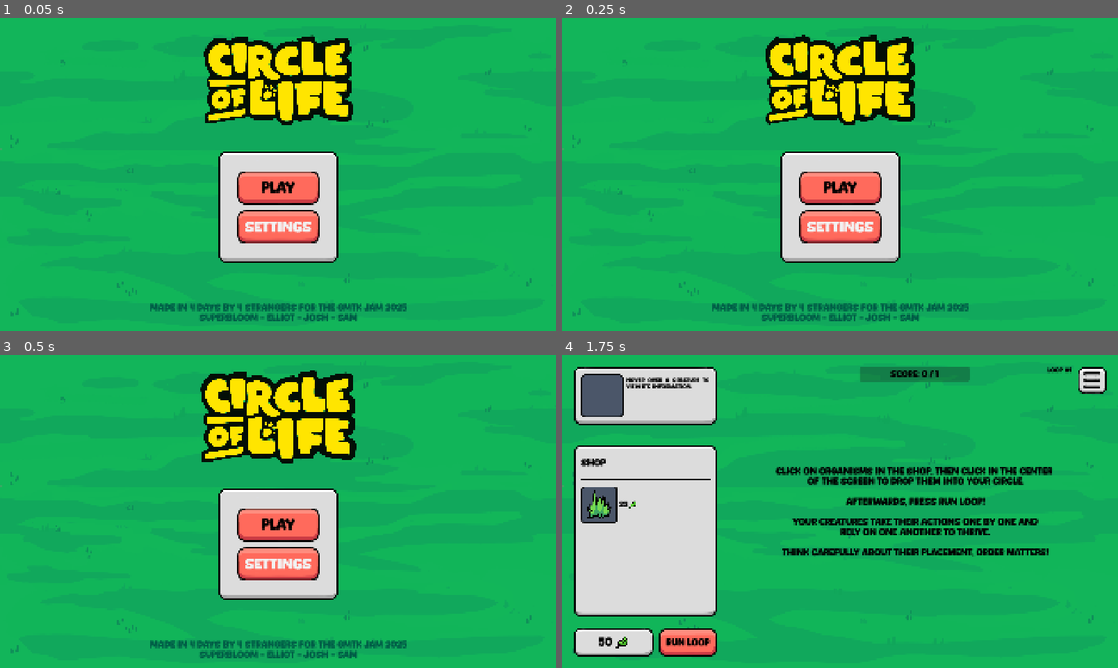
Above: before the commit, frames 1-4 (two rows, left to right).
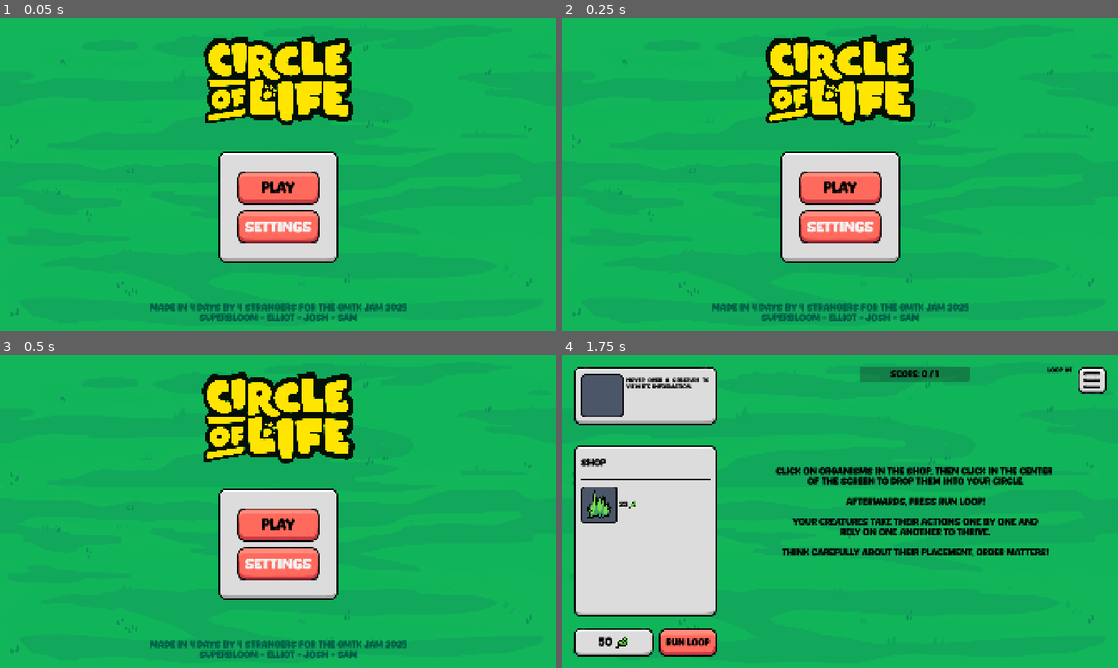
Above: after the commit, the same moments.

Repository: elliotfontaine/gmtk-2025-submission
Game: Godot game, scene res://scenes/main_menu.tscn
The game is run twice, just before and just after one commit, with the same random seed, the same clock (stepped at 60 frames per second) and the same inputs. The engine's default icon, where the game draws it, is replaced by a stand-in: a white triangle on a blue panel in a dark square.
Inputs (mouse positions are in pixels of both pictures, inside the frame that each line leads up to):
- Up to frame 1 (0.05 s): no input
- Up to frame 2 (0.25 s): no input
- Up to frame 3 (0.5 s): no input
- Up to frame 4 (1.75 s): click "play" at 0.5 s; tap Enter at 1.25 s; move the mouse to (962, 495) at 1.27 s; hold D from 1.28 s (still down); hold Shift from 1.28 s (still down); click (962, 495) at 1.42 s

The runs differ from the first frame. In frame 1, less than 0.1% of the frame differs, in the area x 37-64%, y 7-34%; in frame 2, 0.3%; in frame 3, 0.9%, in the area x 36-65%, y 4-35%; in frame 4, nothing differs.

Commit message:
reduce title zoom

Diff:
--- a/scenes/main_menu.tscn
+++ b/scenes/main_menu.tscn
@@ -38,7 +38,7 @@
 "times": PackedFloat32Array(0, 2),
 "transitions": PackedFloat32Array(-2, -2),
 "update": 0,
-"values": [Vector2(0.3, 0.3), Vector2(0.4, 0.4)]
+"values": [Vector2(0.3, 0.3), Vector2(0.35, 0.35)]
 }
 
 [sub_resource type="AnimationLibrary" id="AnimationLibrary_tbmy8"]
